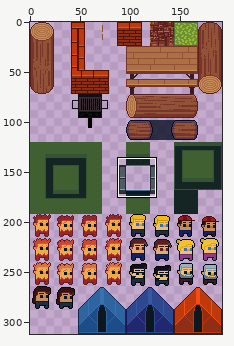
Two states of a sprite sheet, Assets/Art/Base.png. The picture above shows the old version from afar; the outline marks the close-up.
Close-up. Before:
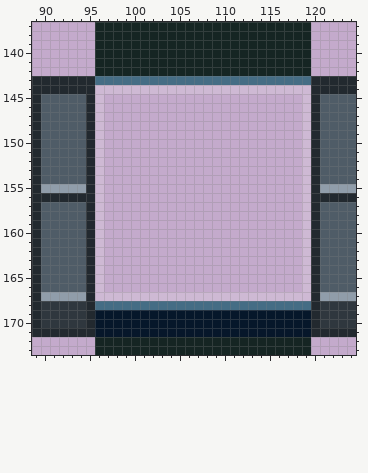
The file is 192x312 pixels. Pixels under 10% opacity are left out. Colours within 5 levels of each other are drawn and written as one. Shown: x 89..124, y 137..173.
Now the later version:
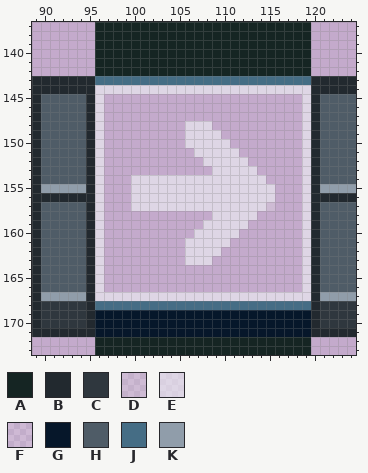
Palette (. is transparent): A #152523  B #22292f  C #2f373e  D #e9e9e946  E #f1f5f696  F #f5f5f532  G #06172a  H #4f5c67  J #456d85  K #909daa
What changed:
@@ x 89..124 @@
 143 BBBBBBBJJJJJJJJJJJJJJJJJJJJJJJJBBBBB
-144 BBBBBBBFFFFFFFFFFFFFFFFFFFFFFFFBBBBB
-145 BHHHHHBF......................FBHHHH
-146 BHHHHHBF......................FBHHHH
-147 BHHHHHBF......................FBHHHH
-148 BHHHHHBF......................FBHHHH
-149 BHHHHHBF......................FBHHHH
-150 BHHHHHBF......................FBHHHH
-151 BHHHHHBF......................FBHHHH
-152 BHHHHHBF......................FBHHHH
-153 BHHHHHBF......................FBHHHH
-154 BHHHHHBF......................FBHHHH
-155 BKKKKKBF......................FBKKKK
-156 BBBBBBBF......................FBBBBB
-157 BHHHHHBF......................FBHHHH
-158 BHHHHHBF......................FBHHHH
-159 BHHHHHBF......................FBHHHH
-160 BHHHHHBF......................FBHHHH
-161 BHHHHHBF......................FBHHHH
-162 BHHHHHBF......................FBHHHH
-163 BHHHHHBF......................FBHHHH
-164 BHHHHHBF......................FBHHHH
-165 BHHHHHBF......................FBHHHH
-166 BHHHHHBF......................FBHHHH
-167 BKKKKKBFFFFFFFFFFFFFFFFFFFFFFFFBKKKK
+144 BBBBBBBEEEEEEEEEEEEEEEEEEEEEEEEBBBBB
+145 BHHHHHBE......................EBHHHH
+146 BHHHHHBE......................EBHHHH
+147 BHHHHHBE......................EBHHHH
+148 BHHHHHBE.........EEE..........EBHHHH
+149 BHHHHHBE.........EEEE.........EBHHHH
+150 BHHHHHBE.........EEEEE........EBHHHH
+151 BHHHHHBE..........EEEEE.......EBHHHH
+152 BHHHHHBE...........EEEEE......EBHHHH
+153 BHHHHHBE............EEEEE.....EBHHHH
+154 BHHHHHBE...EEEEEEEEEEEEEEE....EBHHHH
+155 BKKKKKBE...EEEEEEEEEEEEEEEE...EBKKKK
+156 BBBBBBBE...EEEEEEEEEEEEEEEE...EBBBBB
+157 BHHHHHBE...EEEEEEEEEEEEEEED...EBHHHH
+158 BHHHHHBE............EEEEE.....EBHHHH
+159 BHHHHHBE...........EEEEE......EBHHHH
+160 BHHHHHBE..........EEEEE.......EBHHHH
+161 BHHHHHBE.........EEEEE........EBHHHH
+162 BHHHHHBE.........EEEE.........EBHHHH
+163 BHHHHHBE.........EEE..........EBHHHH
+164 BHHHHHBE......................EBHHHH
+165 BHHHHHBE......................EBHHHH
+166 BHHHHHBE......................EBHHHH
+167 BKKKKKBEEEEEEEEEEEEEEEEEEEEEEEEBKKKK
 168 BCCCCCBJJJJJJJJJJJJJJJJJJJJJJJJBCCCC
Changed places in both close-ups, as pixel boxes (x1, y1, x2, y2):
changed: (95, 85, 311, 301)
